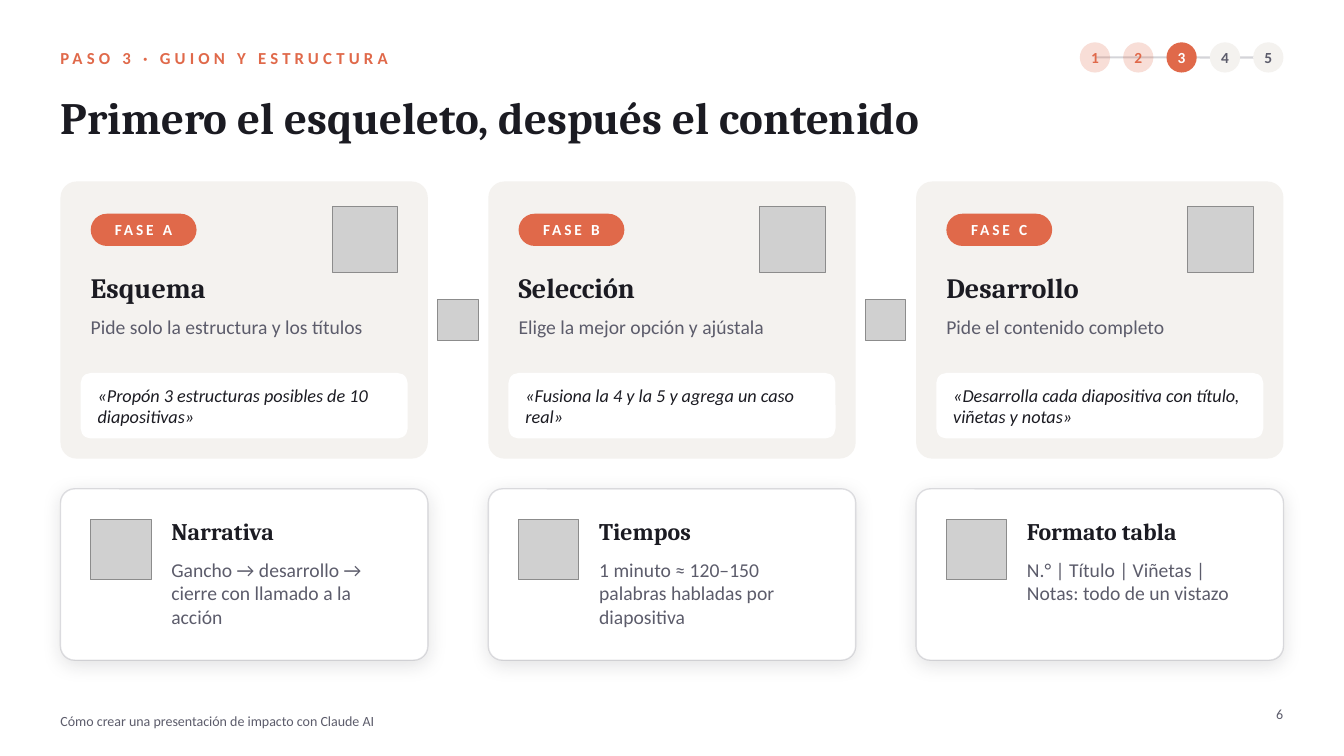
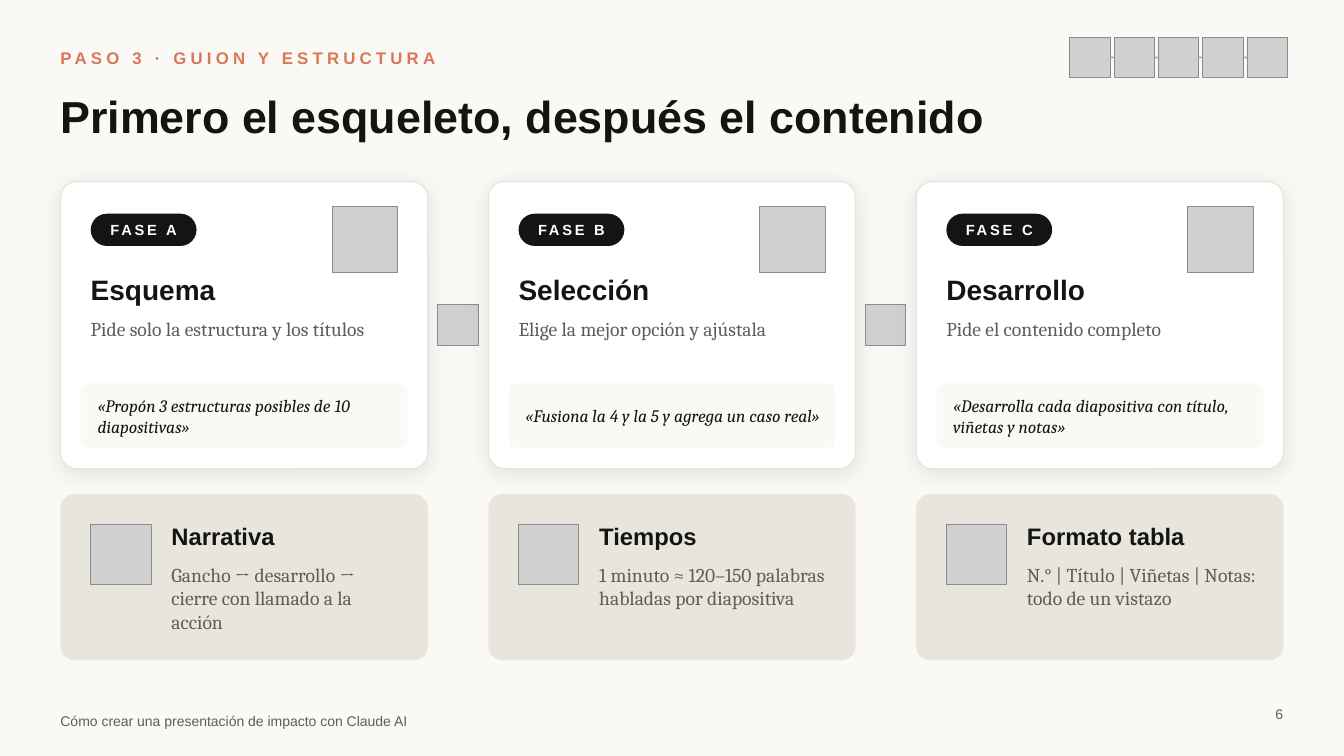
Before and after one commit to giovannych2006-netizen/expedientemed-descargas, a slide deck: slide 6 of Presentacion_Claude_AI.pptx. Drawn at 1344x756 pixels with LibreOffice and Linux fonts; fonts in the diff are those of the drawing; grey boxes stand for pictures. Boxes give left, top, right and bottom in pixels: in the first picture for what was removed or moved away, otherwise in the second. Text is boxed around its words. In the diff, an @@ line names an element or a change of style, - is before the commit and + after.

```diff
--- a/Presentacion_Claude_AI.pptx
+++ b/Presentacion_Claude_AI.pptx
@@ background #FFFFFF to #FAF9F5 @@
@@ text "PASO 3 · GUION Y ..." at <box>132,52,269,64</box>: font Calibri to Arial, text colour #E0694A to #D97757 @@
@@ picture added at <box>1070,37,1110,78</box> @@
@@ ellipse removed at <box>1080,42,1110,73</box> @@
-1
@@ line moved from (1095, 57) - (1268, 57) to (1090, 57) - (1267, 57) @@
@@ line (1090, 57) - (1267, 57): stroke #5C5C6B 1.5 pt to #B0AEA5 1.25 pt @@
@@ picture added at <box>1114,37,1154,78</box> @@
@@ ellipse removed at <box>1123,42,1153,73</box> @@
-2
@@ picture added at <box>1158,37,1199,78</box> @@
@@ ellipse removed at <box>1167,42,1197,73</box> @@
-3
@@ picture added at <box>1203,37,1243,78</box> @@
@@ ellipse removed at <box>1210,42,1240,73</box> @@
-4
@@ picture added at <box>1247,37,1288,78</box> @@
@@ ellipse removed at <box>1253,42,1284,73</box> @@
-5
@@ rounded rectangle: place and size @@
-rounded rectangle at <box>60,181,427,459</box>
+rounded rectangle at <box>60,181,427,469</box>
@@ rounded rectangle: place and size @@
-rounded rectangle at <box>488,181,855,459</box>
+rounded rectangle at <box>488,181,855,469</box>
@@ fill #F4F2EF to #FFFFFF; outline none to #E8E6DC 1 pt; shadow on; proportions changed in 3 elements at <box>60,181,427,469</box>, <box>488,181,855,469</box>, <box>917,181,1284,469</box> @@
@@ rounded rectangle: place and size @@
-rounded rectangle at <box>917,181,1284,459</box>
+rounded rectangle at <box>917,181,1284,469</box>
@@ size 11 to 10.5 pt, font Calibri to Arial; fill #E0694A to #141413 in 3 elements at <box>91,214,197,246</box>, <box>518,214,624,246</box>, <box>947,214,1053,246</box> @@
@@ 5 pictures: place and size @@
-5 pictures at <box>91,300,1007,580</box>
+5 pictures at <box>91,304,1007,585</box>
@@ 3 rounded rectangles: place and size @@
-3 rounded rectangles at <box>81,373,1263,439</box>
+3 rounded rectangles at <box>81,383,1263,449</box>
@@ size 13 to 12.5 pt, font Calibri to Cambria, text colour #1B1B22 to #141413; fill #FFFFFF to #FAF9F5 in 3 elements at <box>81,383,407,449</box>, <box>508,383,835,449</box>, <box>937,383,1263,449</box> @@
@@ rounded rectangle: place and size @@
-rounded rectangle at <box>60,489,427,660</box>
+rounded rectangle at <box>60,494,427,660</box>
@@ rounded rectangle: place and size @@
-rounded rectangle at <box>488,489,855,660</box>
+rounded rectangle at <box>488,494,855,660</box>
@@ fill #FFFFFF to #E8E6DC; outline #5C5C6B 1 pt to none; shadow off; proportions changed in 3 elements at <box>60,494,427,660</box>, <box>488,494,855,660</box>, <box>917,494,1284,660</box> @@
@@ rounded rectangle: place and size @@
-rounded rectangle at <box>917,489,1284,660</box>
+rounded rectangle at <box>917,494,1284,660</box>
@@ font Cambria to Arial, text colour #1B1B22 to #141413 in 7 elements at <box>60,100,983,142</box>, <box>91,280,216,305</box>, <box>519,279,650,301</box>, <box>946,279,1085,301</box>, <box>171,527,274,546</box>, <box>599,527,697,550</box>, <box>1027,527,1185,546</box> @@
@@ font Calibri to Cambria, text colour #5C5C6B to #5E5D59 in 6 elements at <box>519,322,766,341</box>, <box>946,322,1161,340</box>, <box>91,322,364,340</box>, <box>171,568,352,629</box>, <box>599,568,825,609</box>, <box>1027,568,1255,605</box> @@
@@ text "Cómo crear una presentación de ..." at <box>60,715,407,729</box>: font Calibri to Arial, text colour #5C5C6B to #5E5D59 @@
@@ page number at <box>1275,709,1283,719</box>: font Calibri to Arial, text colour #5C5C6B to #5E5D59 @@
```
Also in this commit, not shown: 8 other slides changed, 1 slide added, 1 slide removed, 7 other files.
